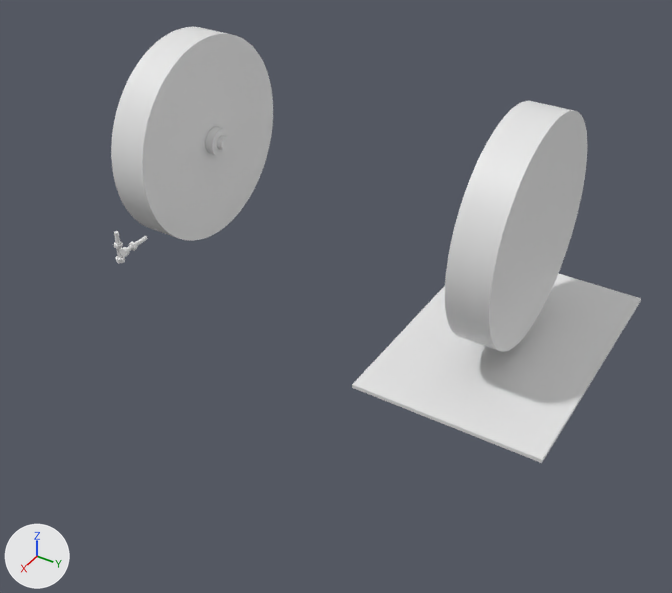
The Blender file BlenderFiles/Modules/TrainSim-v2026.01.04.blend, before and after one commit.
Rendered twice from a 50 mm lens placed at (383.0, 331.0, 232.0), pointed at (-13.0, 86.0, -90.0). Arrows for +X, +Y and +Z are at lower left; the lights stay in place.
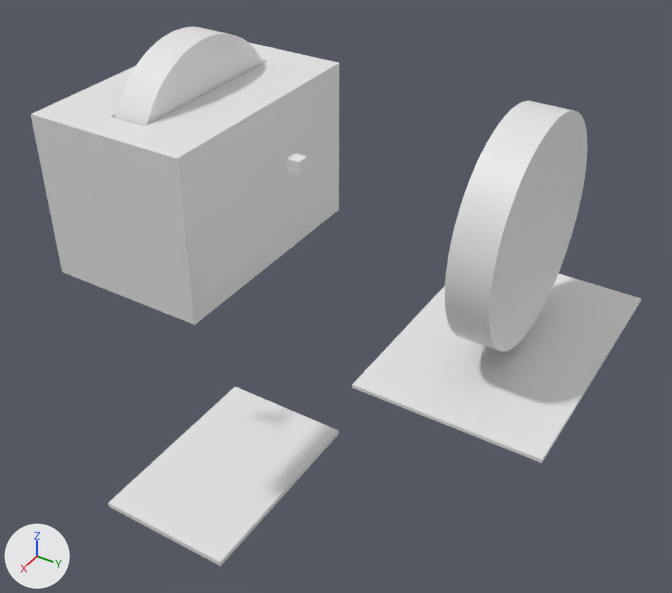
Boxes (x1, y1, x2, y2) around the edits, measured in the pictures (672 x 593 px):
'Cube.005', added: after (32, 70, 339, 325)
'Cube.008', added: after (108, 387, 339, 566)
'Cube.007', added: after (31, 42, 339, 166)
'Cube.004', added: after (287, 153, 307, 175)
'Cylinder.003', unchanged, covered by the edit: before (111, 27, 273, 241); after (115, 27, 264, 126)

Edits to the bpy script that builds the scene:
```text
Add me_cube_015:
    me_cube_015.from_pydata(...)  # 18 vertices, 12 faces; spans x 0.0..75.0, y -50.0..0.0, z -70.0..-66.0
Add me_cube_014:
    me_cube_014.from_pydata(...)  # 20 vertices, 14 faces; spans x 0.0..75.0, y -50.0..0.0, z 26.0..30.0
Add me_cube_013:
    me_cube_013.from_pydata(...)  # 26 vertices, 18 faces; spans x 0.0..75.0, y -50.0..0.0, z -70.0..26.0
Add me_cube_009:
    me_cube_009.from_pydata(...)  # a box spanning x -4.0..4.0, y 65.0..73.0, z -4.0..4.0
Add ob_cube_008:
    ob_cube_008 = bpy.data.objects.new('Cube.008', me_cube_015)
    ob_cube_008.location = (0.0, 0.0, -200.0)
    _m = ob_cube_008.modifiers.new('Mirror', 'MIRROR')
    _m.use_axis = (True, True, False)
    _m.use_clip = True
Add ob_cube_007:
    ob_cube_007 = bpy.data.objects.new('Cube.007', me_cube_014)
    ob_cube_007.location = (0.0, 0.0, 0.0)
    _m = ob_cube_007.modifiers.new('Mirror', 'MIRROR')
    _m.use_axis = (True, True, False)
    _m.use_clip = True
Add ob_cube_005:
    ob_cube_005 = bpy.data.objects.new('Cube.005', me_cube_013)
    ob_cube_005.location = (0.0, 0.0, 0.0)
    _m = ob_cube_005.modifiers.new('Mirror', 'MIRROR')
    _m.use_axis = (True, True, False)
    _m.use_clip = True
Add ob_cube_004:
    ob_cube_004 = bpy.data.objects.new('Cube.004', me_cube_009)
    ob_cube_004.location = (0.0, 0.0, 0.0)
```
